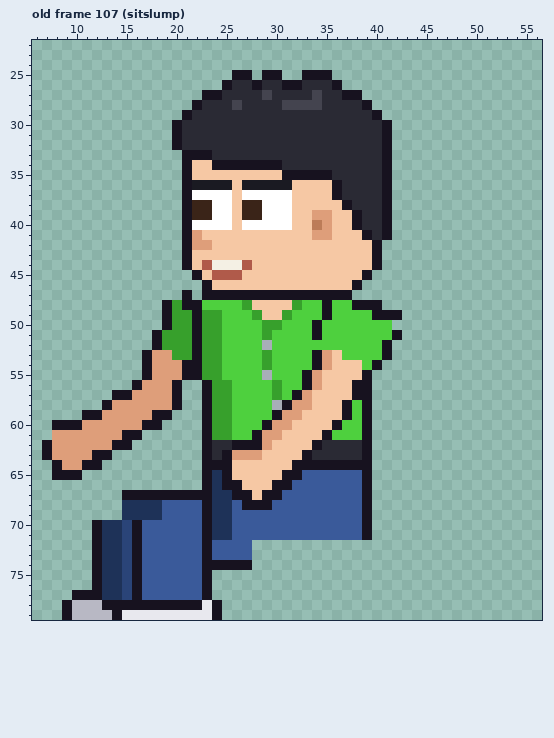
Two states of a pixel-art file, sprites/expo/expo_pip_left_anim.aseprite. Above: the version before the commit.
64x80 pixels, 129 frames. Colours within 5 levels of each other are drawn and written as one. Shown: old frame 107 (sitslump): x 6..56, y 22..79. The commit also changed other frames, which this record leaves out.
The result:
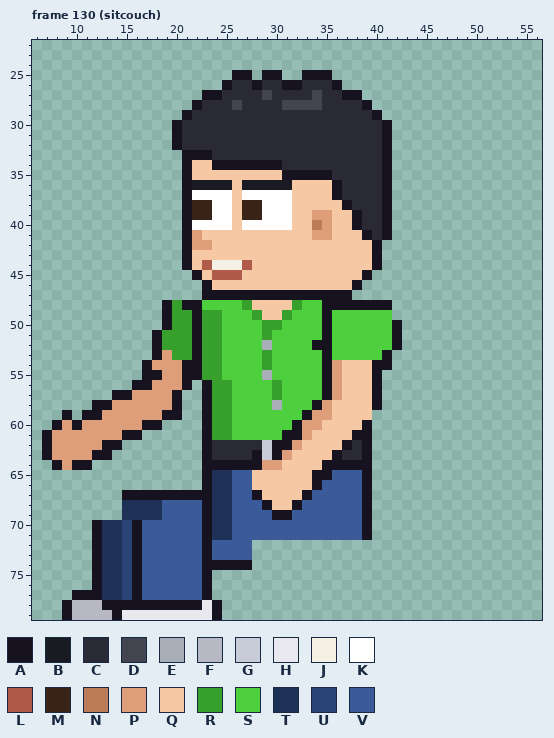
Palette (. is transparent): A #17121f  B #1a1a22  C #2a2a34  D #44444f  E #a8aeb8  F #b8b8c4  G #c8ccd8  H #e8e8ee  J #f4f0e4  K #ffffff  L #b05a4a  M #3a2418  N #bc7c58  P #de9e7a  Q #f6c8a4  R #37a02c  S #4ed03e  T #1e3258  U #2a4478  V #3a5a9a
A new or re-ordered frame is compared with the old frame closest to it.
The edit:
frames 129 -> 135
Frame 130 (sitcouch) is new; against old frame 107 (sitslump), layers "Near Arm", "Back Arm":
y 47: x 21 A -> .
y 48: x 36..37 SS -> AA; x 41 . -> A
y 49: x 40..42 AAA -> SS.
y 50: x 34..35 AS -> SA; x 42 . -> A
y 51: x 34..35 AS -> SA
y 52: x 34..35 SS -> AA; x 41..42 A. -> SA
y 53: x 17..18 AP -> .A; x 34..36 APQ -> SAS
y 54: x 34..36 APQ -> SAP; x 39 S -> Q; x 41 . -> A
y 55: x 18 P -> A; x 33..36 APQQ -> SSAP; x 39..40 A. -> QA
y 56: x 17 P -> A; x 20..21 A. -> PA; x 33..36 APQQ -> SSAP; x 38..40 AA. -> QQA
y 57: x 32..36 APQQQ -> SSSAP; x 38..40 AA. -> QQA
y 58: x 12 . -> A; x 31..35 APPQQ -> SSSAP; x 37..40 ASA. -> QQQA
y 59: x 9 . -> A; x 18 A -> P; x 20 . -> A; x 30..35 APPQQQ -> SSSAPP; x 37..39 ASA -> QQQ
y 60: x 9 A -> P; x 29..34 APPQQQ -> SSSAPP; x 36..38 ASS -> QQQ
y 61: x 7 . -> A; x 28..33 APPQQQ -> SSSAAP; x 35..38 ASSS -> QQQA
y 62: x 13 P -> A; x 15 A -> .; x 26..32 AAAPQQQ -> CCCGAAP; x 34..37 ACCC -> QQQA
y 63: x 25..31 APPPQQQ -> CCCAGAP; x 33..36 ACCC -> QQQA
y 64: x 10 P -> A; x 12 A -> .; x 26..30 QQQQQ -> AAAPP; x 32..34 AAA -> QQQ
y 65: x 8..10 AAA -> ...; x 25..27 AQQ -> TVV; x 31..35 AAVVV -> QQQAA
y 66: x 25..27 AAQ -> TVV; x 30..34 AAVVV -> QQQQA
y 67: x 26..33 AAQAAVVV -> VVAQQQQA
y 68: x 27..28 AA -> VV; x 30..32 VVV -> QQA
y 69: x 30..31 VV -> AA
